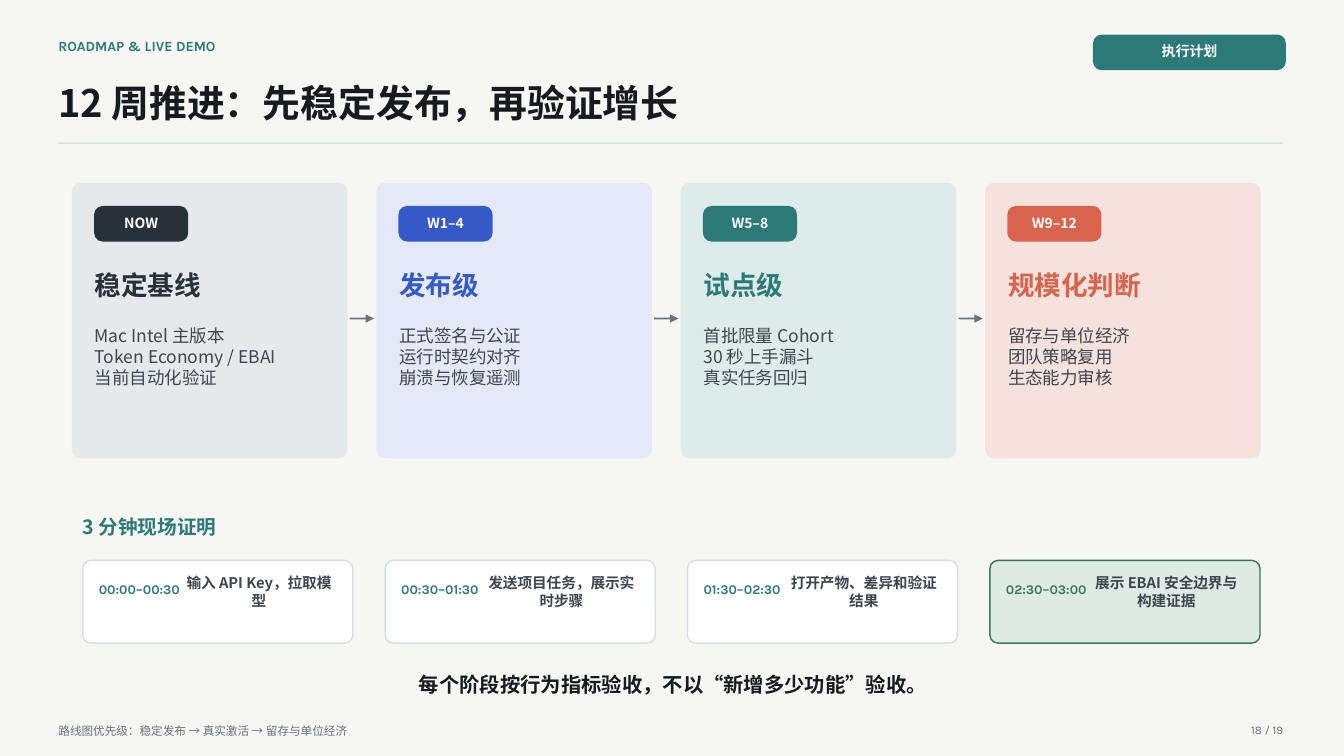
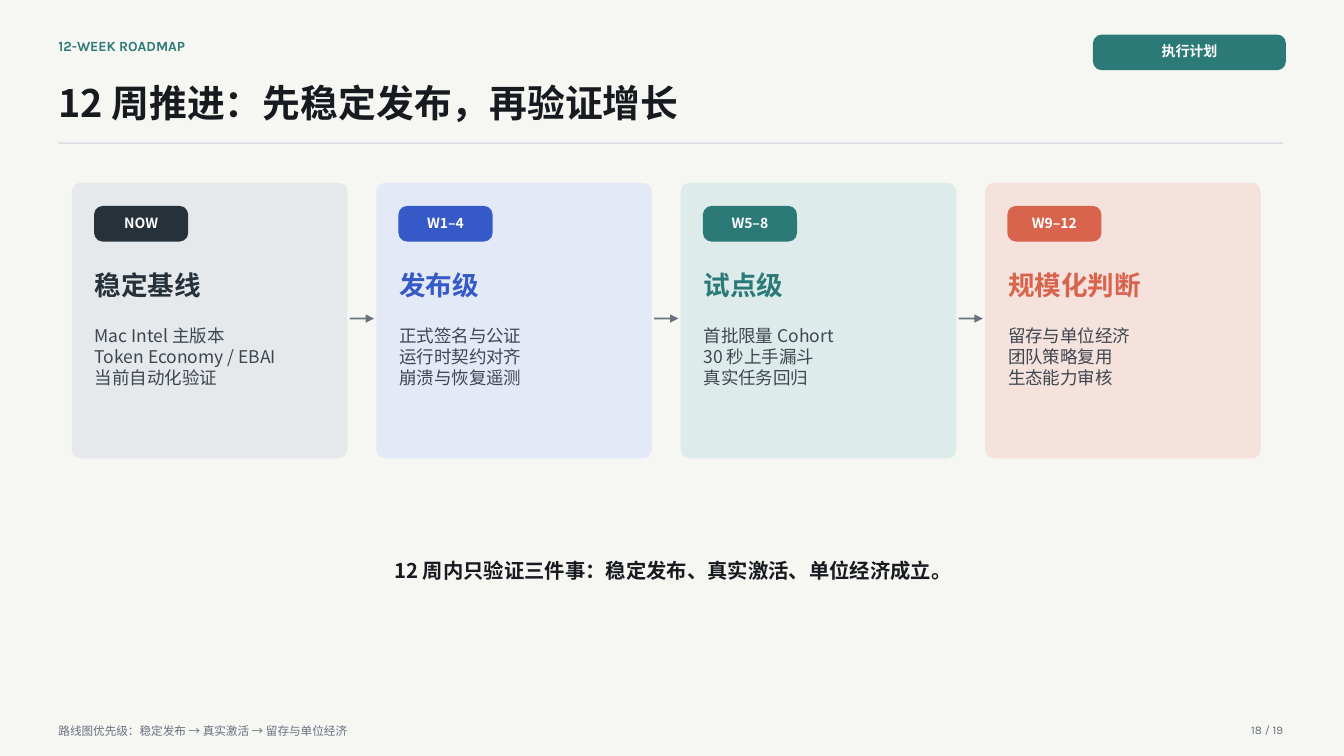
Before and after one commit to 2830500285/BAI-Work, a slide deck: slide 18 of docs/presentation/BAI-Work-Defense-Deck.pptx. Drawn at 1344x756 pixels with LibreOffice and Linux fonts; fonts in the diff are those of the drawing. Boxes give left, top, right and bottom in pixels: in the first picture for what was removed or moved away, otherwise in the second. Text is boxed around its words. In the diff, an @@ line names an element or a change of style, - is before the commit and + after.

Commit message:
docs: remove internal demo rundown from deck

```diff
--- a/docs/presentation/BAI-Work-Defense-Deck.pptx
+++ b/docs/presentation/BAI-Work-Defense-Deck.pptx
@@ text at (58, 41, 185, 51): text changed @@
-ROADMAP & LIVE DEMO
+12-WEEK ROADMAP
@@ text removed at (83, 517, 217, 536) @@
-3 分钟现场证明
@@ rounded rectangle removed at (83, 561, 353, 643) @@
@@ rounded rectangle removed at (385, 561, 655, 643) @@
@@ text at (394, 560, 951, 580): text changed @@
-每个阶段按行为指标验收，不以“新增多少功能”验收。
+12 周内只验证三件事：稳定发布、真实激活、单位经济成立。
@@ rounded rectangle removed at (688, 561, 958, 643) @@
@@ rounded rectangle removed at (990, 561, 1260, 643) @@
@@ text removed at (99, 585, 180, 594) @@
-00:00–00:30
@@ text removed at (187, 575, 331, 607) @@
-输入 API Key，拉取模型
@@ text removed at (401, 585, 478, 594) @@
-00:30–01:30
@@ text removed at (488, 575, 634, 607) @@
-发送项目任务，展示实时步骤
@@ text removed at (704, 585, 781, 594) @@
-01:30–02:30
@@ text removed at (791, 575, 937, 610) @@
-打开产物、差异和验证结果
@@ text removed at (1006, 585, 1087, 594) @@
-02:30–03:00
@@ text removed at (1095, 575, 1237, 607) @@
-展示 EBAI 安全边界与构建证据
```
Also in this commit, not shown: 3 other files.
